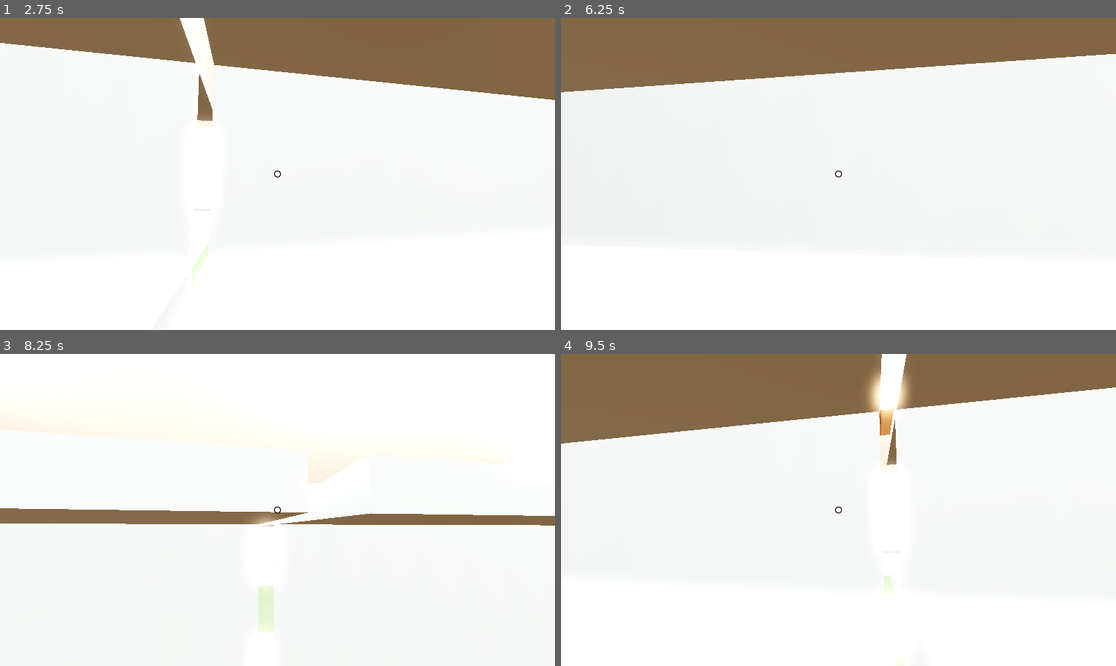
Above: before the commit, frames 1-4 (two rows, left to right).
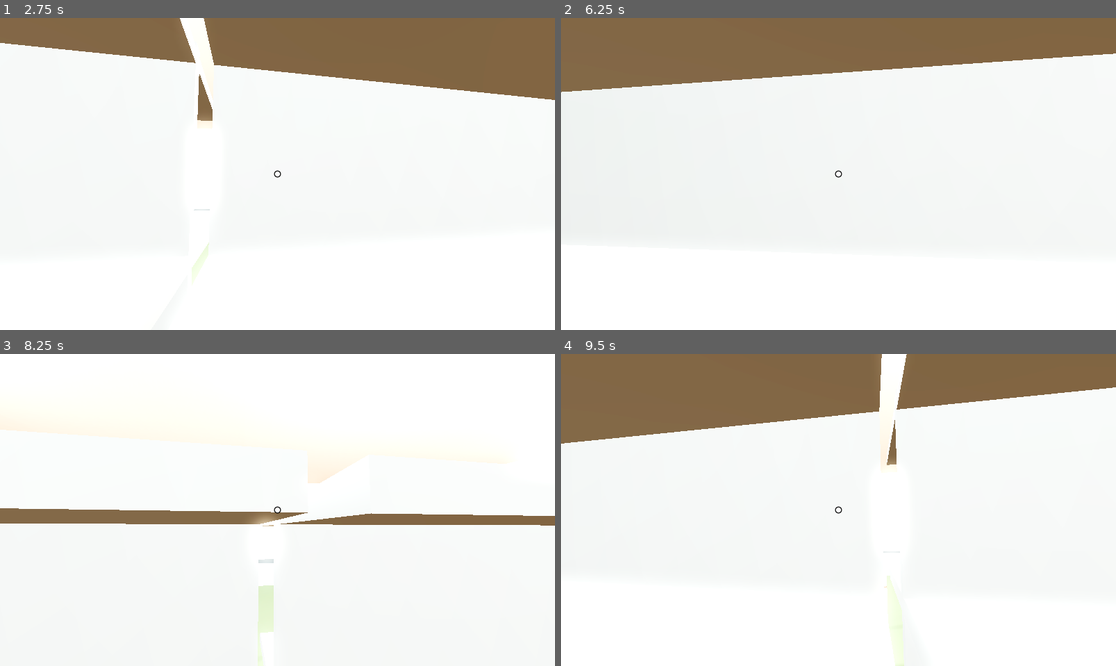
Above: after the commit, the same moments.

Repository: chybby/ldjam53
Game: Godot game, scene res://main.tscn
Two runs of this game, one before a commit and one after it. Both use one fixed random seed, a clock stepped at 60 frames per second and the inputs below.
Inputs (mouse positions are in pixels of both pictures, inside the frame that each line leads up to):
- Up to frame 1 (2.75 s): click "Start" at 0.5 s; tap Enter at 1.25 s; move the mouse to (271, 180) at 1.27 s; press the mouse at (271, 180) at 1.28 s; hold W (move_forward) from 1.28 s (still down); tap Space (jump) at 1.52, 2.27 s; move the mouse to (316, 177) at 2.02 s; release the mouse at (316, 177) at 2.03 s; click (316, 177) at 2.1 s
- Up to frame 2 (6.25 s): tap Space (jump) at 2.75, 3.77, 4.52, 5.27 s; move the mouse to (794, 170) at 2.77 s; hold Mouse wheel up (move_held_item_away) 2.78-3.53 s; click (794, 170) at 3.05 s; move the mouse to (844, 174) at 3.52 s; release W (move_forward) at 3.53 s; hold A (move_left) 3.53-4.28 s; tap Mouse wheel down (move_held_item_towards) at 3.6 s; click (844, 174) at 3.8 s; move the mouse to (816, 167) at 4.27 s; hold Right mouse button (rotate_held_item) 4.28-5.03 s; hold W (move_forward) from 4.28 s (still down); click (816, 167) at 4.55 s; tap Enter at 5 s; move the mouse to (866, 174) at 5.02 s; tap Shift (sprint) at 5.1 s; click (866, 174) at 5.3 s; move the mouse to (810, 174) at 5.77 s; press the mouse at (810, 174) at 5.78 s
- Up to frame 3 (8.25 s): tap Space (jump) at 6.5, 6.77, 7.52 s; move the mouse to (288, 503) at 6.52 s; release W (move_forward) at 6.53 s; release the mouse at (288, 503) at 6.53 s; hold D (move_right) 6.53-7.28 s; click (288, 503) at 6.6 s; move the mouse to (271, 516) at 7.27 s; hold Mouse wheel up (move_held_item_away) 7.28-8.03 s; hold W (move_forward) from 7.28 s (still down); click (271, 516) at 7.55 s; move the mouse to (316, 513) at 8.02 s; tap Mouse wheel down (move_held_item_towards) at 8.1 s
- Up to frame 4 (9.5 s): keep holding W (move_forward); tap Space (jump) at 8.27 s; click (877, 513) at 8.3 s; move the mouse to (794, 506) at 8.77 s; hold Right mouse button (rotate_held_item) from 8.78 s (still down); click (794, 506) at 9.05 s

Frame 1 is identical in both runs. In frame 2, less than 0.1% of the frame differs, in the area x 0-100%, y 11-24%; in frame 3, 0.1%; in frame 4, 0.9%, in the area x 55-63%, y 5-98%.

Commit message:
customers line up in a queue

Diff:
--- a/customer/customer.gd
+++ b/customer/customer.gd
@@ -3,6 +3,7 @@
 const Package = preload("res://package/package.gd")
 
 @export var speed = 100
+@export var follow_distance = 1
 
 var is_satisfied = false
 var needed_package: Package
@@ -10,11 +11,11 @@
 # Get the gravity from the project settings to be synced with RigidBody nodes.
 var gravity = ProjectSettings.get_setting("physics/3d/default_gravity")
 
-var serving_point: Vector3
+var target_node: Node3D
 var exit_area: Vector3
 
-func setup(_serving_point, _exit_area):
-    serving_point = _serving_point
+func setup(_target_node, _exit_area):
+    target_node = _target_node
     exit_area = _exit_area
 
 func _physics_process(delta):
@@ -22,26 +23,24 @@
     if not is_on_floor():
         velocity.y -= gravity * delta
 
-    var p = serving_point
+    var p = target_node.position
     if is_satisfied:
         p = exit_area
     var dir = p - position
-    if dir.length() < 1:
-        # TODO: here they should show their ID card and be ready to receive a package
-        # maybe better to code elsewhere in an area interaction
-        velocity.x = move_toward(velocity.x, 0, speed)
-        velocity.z = move_toward(velocity.z, 0, speed)
-    else:
-        dir = dir.normalized()
+    var length = dir.length()
+    dir = dir.normalized()
+
+    if length > follow_distance:
         velocity.x = dir.x * speed * delta
         velocity.z = dir.z * speed * delta
-
-    # TODO: I would LOVE to make them smoothly rotate, especially when satisfied
-    # and switching to going to the exit, but I'm too dumb for that right now
-    look_at(p, Vector3.UP)
+    if length <= follow_distance:
+        velocity.x =  move_toward(velocity.x, 0, delta)
+        velocity.z =  move_toward(velocity.z, 0, delta)
 
     move_and_slide()
 
 func _on_area_3d_area_entered(area):
     if area.collision_layer == 1 << 4 and is_satisfied:
-        queue_free()
+        var tween = get_tree().create_tween()
+        tween.tween_property($Character, "modulate", Color(1,1,1,0), 1)
+        tween.tween_callback(queue_free)
--- a/customer/customer.tscn
+++ b/customer/customer.tscn
@@ -7,13 +7,14 @@
 size = Vector3(2.01131, 1.98906, 0.136174)
 
 [sub_resource type="BoxShape3D" id="BoxShape3D_ea4jk"]
-size = Vector3(1.92868, 1.99498, 0.434641)
+size = Vector3(1.92868, 1.99498, 1.6021)
 
 [node name="customer" type="CharacterBody3D"]
 transform = Transform3D(-8.74228e-08, 0, 2, 0, 2, 0, -2, 0, -8.74228e-08, 0.00682569, -0.00434351, -0.00145626)
 collision_layer = 8
 collision_mask = 55
 script = ExtResource("1_q22ik")
+follow_distance = 3
 
 [node name="CollisionShape3D" type="CollisionShape3D" parent="."]
 shape = SubResource("BoxShape3D_4kcen")
@@ -32,4 +33,5 @@
 texture = ExtResource("1_xdkae")
 
 [connection signal="area_entered" from="Area3D" to="." method="_on_area_3d_area_entered"]
+[connection signal="area_exited" from="Area3D" to="." method="_on_area_3d_area_exited"]
 [connection signal="body_entered" from="Area3D" to="." method="_on_area_3d_body_entered"]
--- a/customer/id.tscn
+++ b/customer/id.tscn
@@ -6,7 +6,7 @@
 viewport_path = NodePath("SubViewport")
 
 [node name="ID" type="Node3D"]
-transform = Transform3D(-4.37114e-08, 0, -1, 0, 1, 0, 1, 0, -4.37114e-08, 0, 0, 0)
+transform = Transform3D(-4.37114e-08, 0, 1, 0, 1, 0, -1, 0, -4.37114e-08, 0, 0, 0)
 
 [node name="Sprite3D" type="Sprite3D" parent="."]
 transform = Transform3D(0.116671, 0, 0, 0, -0.00050313, 0.992528, 0, -0.067828, -0.00736231, 0.0020901, 0.0272079, -0.00700639)
--- a/delivery_zone/delivery_zone.gd
+++ b/delivery_zone/delivery_zone.gd
@@ -3,12 +3,10 @@
 signal package_delivered(package: Package)
 
 const Package = preload("res://package/package.gd")
+const World = preload("res://world.gd")
 const Customer = preload("res://customer/customer.gd")
-const IDScene = preload("res://customer/id.tscn")
-const IDUIScene = preload("res://customer/id_ui.tscn")
 
-var id_queue = []
-var customer_queue = []
+@onready var world: World = get_parent()
 @onready var delivery_area = $DeliveryArea
 @onready var animation_player = $AnimationPlayer
 
@@ -23,31 +21,24 @@
     if bodies.size() == 1 and bodies[0] != ignore_body:
         var package: Package = bodies[0]
 
-        if customer_queue.is_empty():
+        if world.customer_queue.is_empty():
             return
-        if package.name == customer_queue[0].needed_package.name:
+        if package.name == world.customer_queue[0].needed_package.name:
             animation_player.play("correct")
-            customer_queue[0].is_satisfied = true
-            customer_queue.pop_front()
+            world.customer_queue[0].is_satisfied = true
+            world.customer_queue.pop_front()
+            if not world.customer_queue.is_empty():
+                world.customer_queue[0].target_node = self
+            for i in world.customer_queue.size()-1:
+                world.customer_queue[i+1].target_node = world.customer_queue[i]
 
-            var id = id_queue.pop_front()
+            var id = world.id_queue.pop_front()
             id.queue_free()
-            if not id_queue.is_empty():
-                id_queue[0].visible = true
+            if not world.id_queue.is_empty():
+                world.id_queue[0].visible = true
             package_delivered.emit(package)
 
 
 func _on_waiting_area_body_entered(body:Node3D):
-    var customer: Customer = body
-    var id := IDScene.instantiate()
-    id.position = $IDSpawnPoint.position
-    id.visible = false
-    add_child(id)
-    var id_ui := id.get_node("SubViewport/IDUI")
-    id_ui.set_label(customer.needed_package.first_name + " " + customer.needed_package.last_name
-    + "\n" + customer.needed_package.address._to_string())
-
-    if id_queue.is_empty():
-        id.visible = true
-    customer_queue.push_back(customer)
-    id_queue.push_back(id)
+    if not world.id_queue.is_empty():
+        world.id_queue[0].visible = true
--- a/world.gd
+++ b/world.gd
@@ -5,15 +5,20 @@
 const PackageScene = preload("res://package/package.tscn")
 const Package = preload("res://package/package.gd")
 const CustomerScene = preload("res://customer/customer.tscn")
+const IDScene = preload("res://customer/id.tscn")
 
 @onready var level := $Level
 @onready var player := $Player
 @onready var scanner := $Scanner
 @onready var delivery_zone := $DeliveryZone
+@onready var id_spawn_point := $DeliveryZone/IDSpawnPoint
 @onready var package_spawn_timer := $PackageSpawnTimer
 
-var packages_left_to_spawn = 20
-var customers_left_to_spawn = packages_left_to_spawn
+var id_queue = []
+var customer_queue = []
+
+var packages_left_to_spawn: int
+var customers_left_to_spawn: int
 # Packages that don't have a customer waiting for them yet.
 var unclaimed_packages: Array[Package] = []
 # Packages that haven't been given to the right customer yet.
@@ -21,7 +26,7 @@
 
 func start_day(day: int):
     print('Starting day %d' % day)
-    packages_left_to_spawn = 20
+    packages_left_to_spawn = 2
     customers_left_to_spawn = packages_left_to_spawn
     unclaimed_packages = []
     undelivered_packages = []
@@ -69,9 +74,26 @@
         return
 
     var customer := CustomerScene.instantiate()
-    customer.setup(delivery_zone.position, level.get_customer_exit_position())
-    print(level.get_customer_spawn_position())
     customer.position = level.get_customer_spawn_position()
     customer.needed_package = unclaimed_packages.pop_back()
+    var p = delivery_zone
+    if not customer_queue.is_empty():
+        p = customer_queue[-1]
+    customer_queue.push_back(customer)
+    customer.setup(p, level.get_customer_exit_position())
+    var customer_sprite = customer.get_node("Character")
+    customer_sprite.modulate = Color(1,1,1,0)
+
+    var id := IDScene.instantiate()
+    id.position = id_spawn_point.global_position
+    id.visible = false
+    add_child(id)
+    var id_ui := id.get_node("SubViewport/IDUI")
+    id_ui.set_label(customer.needed_package.first_name + " " + customer.needed_package.last_name
+    + "\n" + customer.needed_package.address._to_string())
+    id_queue.push_back(id)
+
     customers_left_to_spawn -= 1
     add_child(customer)
+    var tween = get_tree().create_tween()
+    tween.tween_property(customer_sprite, "modulate", Color(1,1,1,1), 1)
